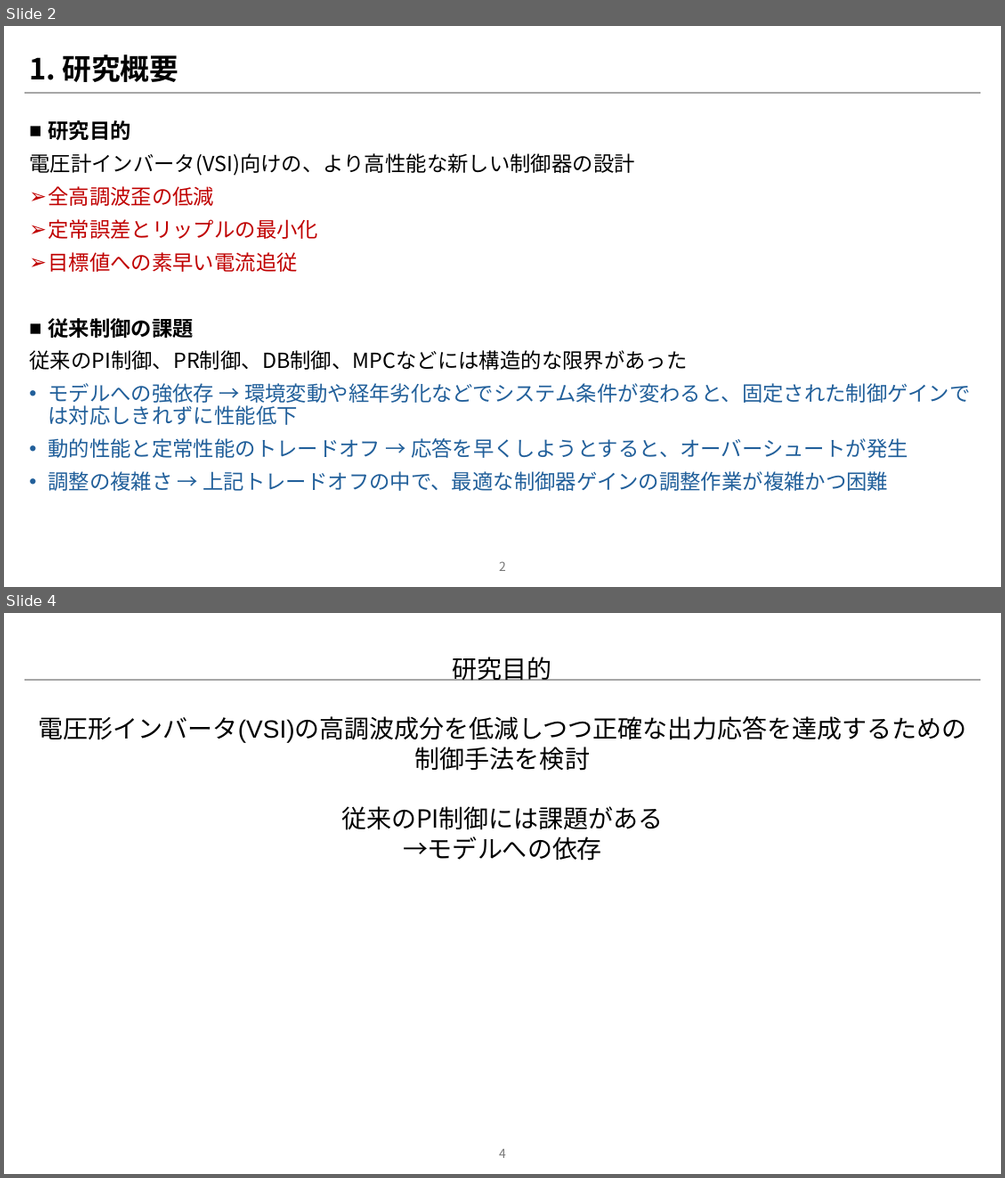
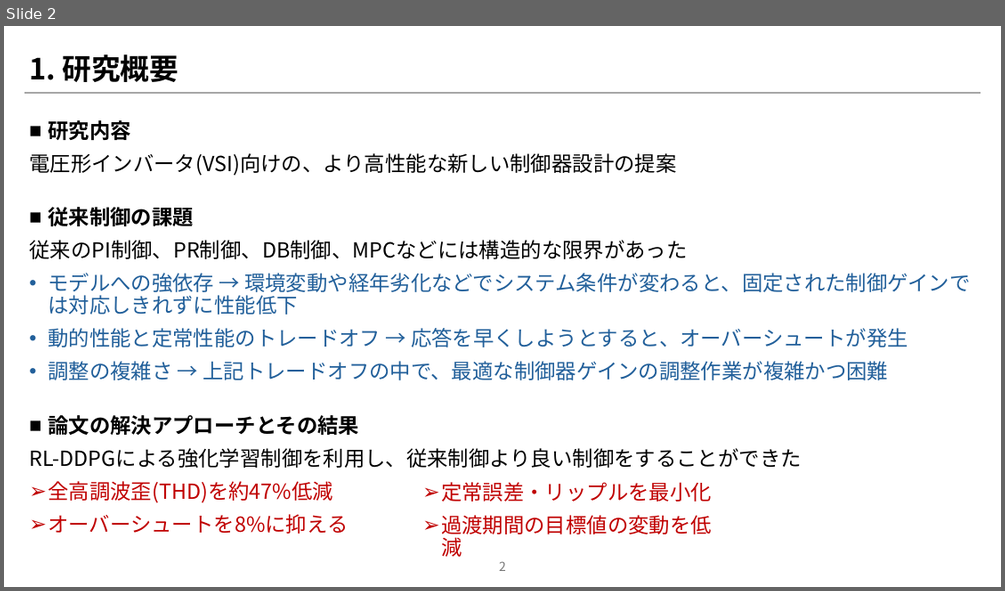
Before and after one commit to NamelessKingOfTheAbyss/TreatiseSearch, a slide deck: Design_of_Controller_for_three-phase_Grid-Connected_Inverter_Using_Reinforcement_Learning/論文紹介パワポ.pptx. Shown one above the other, each under a label of ours: slides 2 and 4 before the commit, slide 2 after it; the slides between them are not shown. The pictures are 1005x1178 and 1005x591 pixels, drawn with LibreOffice and Linux fonts; fonts in the diff are those of the drawing. Boxes give left, top, right and bottom in pixels: in the first picture for what was removed or moved away, otherwise in the second. Text is boxed around its words. In the diff, an @@ line names an element or a change of style, - is before the commit and + after.

Commit message:
新しいプレゼンテーション資料「論文紹介パワポ.pptx」を追加

```diff
--- a/Design_of_Controller_for_three-phase_Grid-Connected_Inverter_Using_Reinforcement_Learning/論文紹介パワポ.pptx
+++ b/Design_of_Controller_for_three-phase_Grid-Connected_Inverter_Using_Reinforcement_Learning/論文紹介パワポ.pptx
@@ slide 4 removed at (4, 613, 1001, 1174), background #FFFFFF; not listed: 1 template element that a slide beside it also shows @@
@@ text removed at (39, 657, 966, 860) @@
-研究目的
-電圧形インバータ(VSI)の高調波成分を低減しつつ正確な出力応答を達成するための制御手法を検討
-従来のPI制御には課題がある
-→モデルへの依存
@@ page number removed at (499, 1149, 506, 1158) @@
-4
@@ slide 2 changed as well @@
@@ text at (29, 120, 676, 176): text changed @@
-■ 研究目的
-電圧計インバータ(VSI)向けの、より高性能な新しい制御器の設計
-➢ 全高調波歪の低減
-➢ 定常誤差とリップルの最小化
-➢ 目標値への素早い電流追従
+■ 研究内容
+電圧形インバータ(VSI)向けの、より高性能な新しい制御器設計の提案
@@ text at (29, 415, 801, 533): paragraphs added @@
+■ 論文の解決アプローチとその結果
+RL-DDPGによる強化学習制御を利用し、従来制御より良い制御をすることができた
+➢ 全高調波歪(THD)を約47%低減
+➢ オーバーシュートを8%に抑える
@@ text added at (441, 482, 712, 556), 20 pt, text #C00000 @@
+➢ 定常誤差・リップルを最小化
+➢ 過渡期間の目標値の変動を低減
```
Also in this commit, not shown: 1 other slide changed, 6 slides added, 1 other slide removed.
